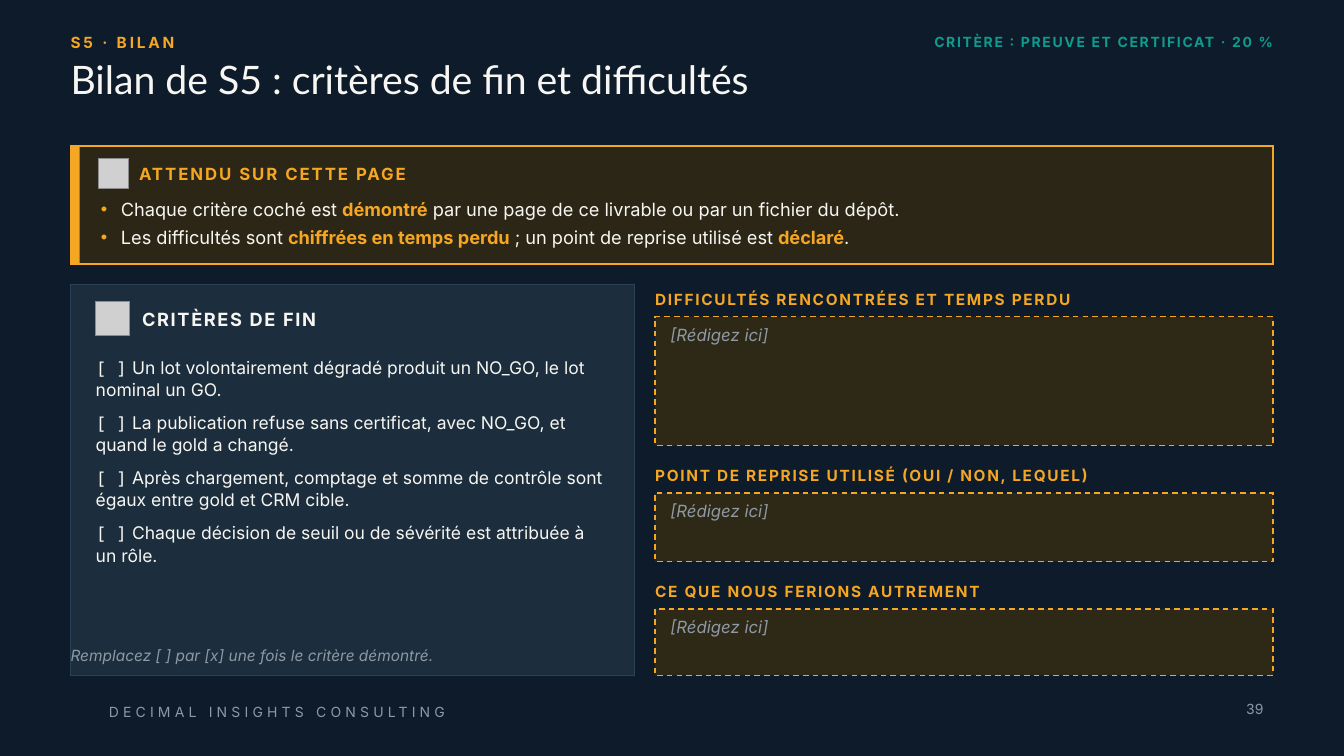
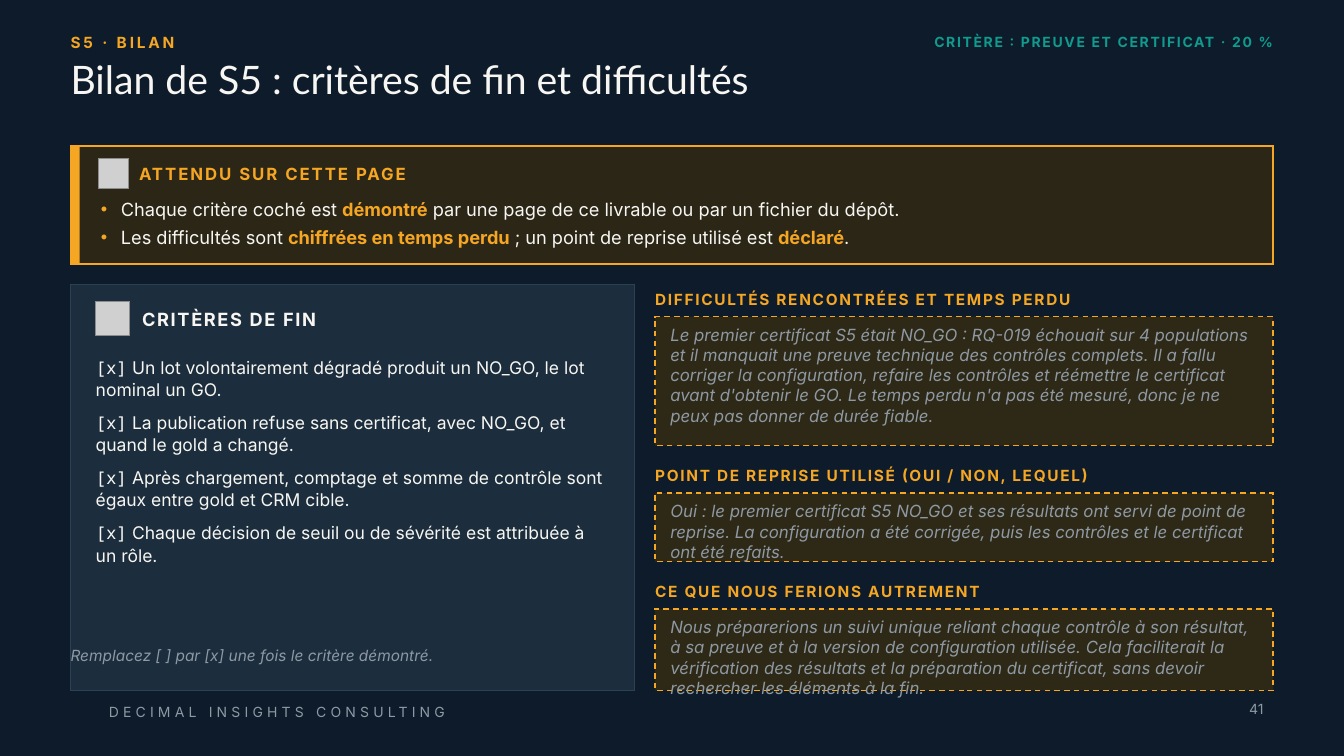
Before and after one commit to ruthabebeneg/td-qualite-g02, a slide deck: slide 41 of livrables/Livrable_Groupe_TD_AssurConnect.pptx (slide 39 before the commit). Drawn at 1344x756 pixels with LibreOffice and Linux fonts; fonts in the diff are those of the drawing; grey boxes stand for pictures; background and template pictures are left out. Boxes give left, top, right and bottom in pixels: in the first picture for what was removed or moved away, otherwise in the second. Text is boxed around its words. In the diff, an @@ line names an element or a change of style, - is before the commit and + after.

Commit message:
Mise à jour du livrable PowerPoint

```diff
--- a/livrables/Livrable_Groupe_TD_AssurConnect.pptx
+++ b/livrables/Livrable_Groupe_TD_AssurConnect.pptx
@@ rectangle: place and size @@
-rectangle at <box>71,284,635,676</box>
+rectangle at <box>71,284,635,691</box>
@@ text in rectangle at <box>670,328,1248,426</box>: text changed @@
-[Rédigez ici]
+Le premier certificat S5 était NO_GO : RQ-019 échouait sur 4 populations et il manquait une preuve technique des contrôles complets. Il a fallu corriger la configuration, refaire les contrôles et réémettre le certificat avant d'obtenir le GO. Le temps perdu n'a pas été mesuré, donc je ne peux pas donner de durée fiable.
@@ text at <box>96,360,603,543</box>: text changed @@
-[ ] Un lot volontairement dégradé produit un NO_GO, le lot nominal un GO.
-[ ] La publication refuse sans certificat, avec NO_GO, et quand le gold a changé.
-[ ] Après chargement, comptage et somme de contrôle sont égaux entre gold et CRM cible.
-[ ] Chaque décision de seuil ou de sévérité est attribuée à un rôle.
+[x] Un lot volontairement dégradé produit un NO_GO, le lot nominal un GO.
+[x] La publication refuse sans certificat, avec NO_GO, et quand le gold a changé.
+[x] Après chargement, comptage et somme de contrôle sont égaux entre gold et CRM cible.
+[x] Chaque décision de seuil ou de sévérité est attribuée à un rôle.
@@ text in rectangle at <box>670,504,1246,562</box>: text changed @@
-[Rédigez ici]
+Oui : le premier certificat S5 NO_GO et ses résultats ont servi de point de reprise. La configuration a été corrigée, puis les contrôles et le certificat ont été refaits.
@@ rectangle "Nous préparerions un suivi unique ...": place and size @@
-rectangle "Nous préparerions un suivi unique ..." at <box>655,609,1273,676</box>
+rectangle "Nous préparerions un suivi unique ..." at <box>655,609,1273,691</box>
@@ text in rectangle at <box>670,620,1249,698</box>: text changed @@
-[Rédigez ici]
+Nous préparerions un suivi unique reliant chaque contrôle à son résultat, à sa preuve et à la version de configuration utilisée. Cela faciliterait la vérification des résultats et la préparation du certificat, sans devoir rechercher les éléments à la fin.
@@ page number at <box>1249,704,1263,714</box>: text changed @@
-39
+41
```
Also in this commit, not shown: 16 other slides changed, 2 slides added.
